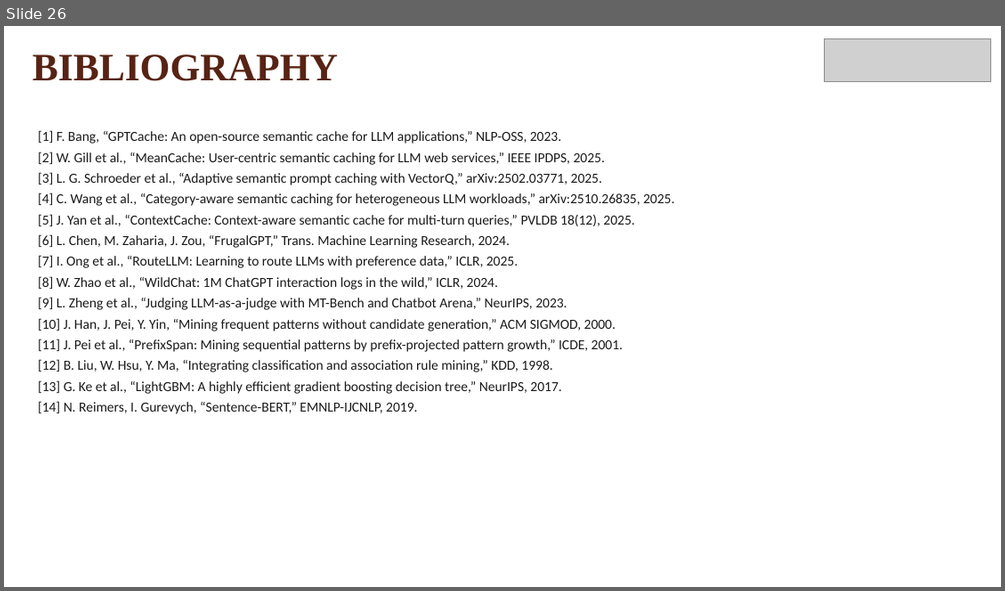
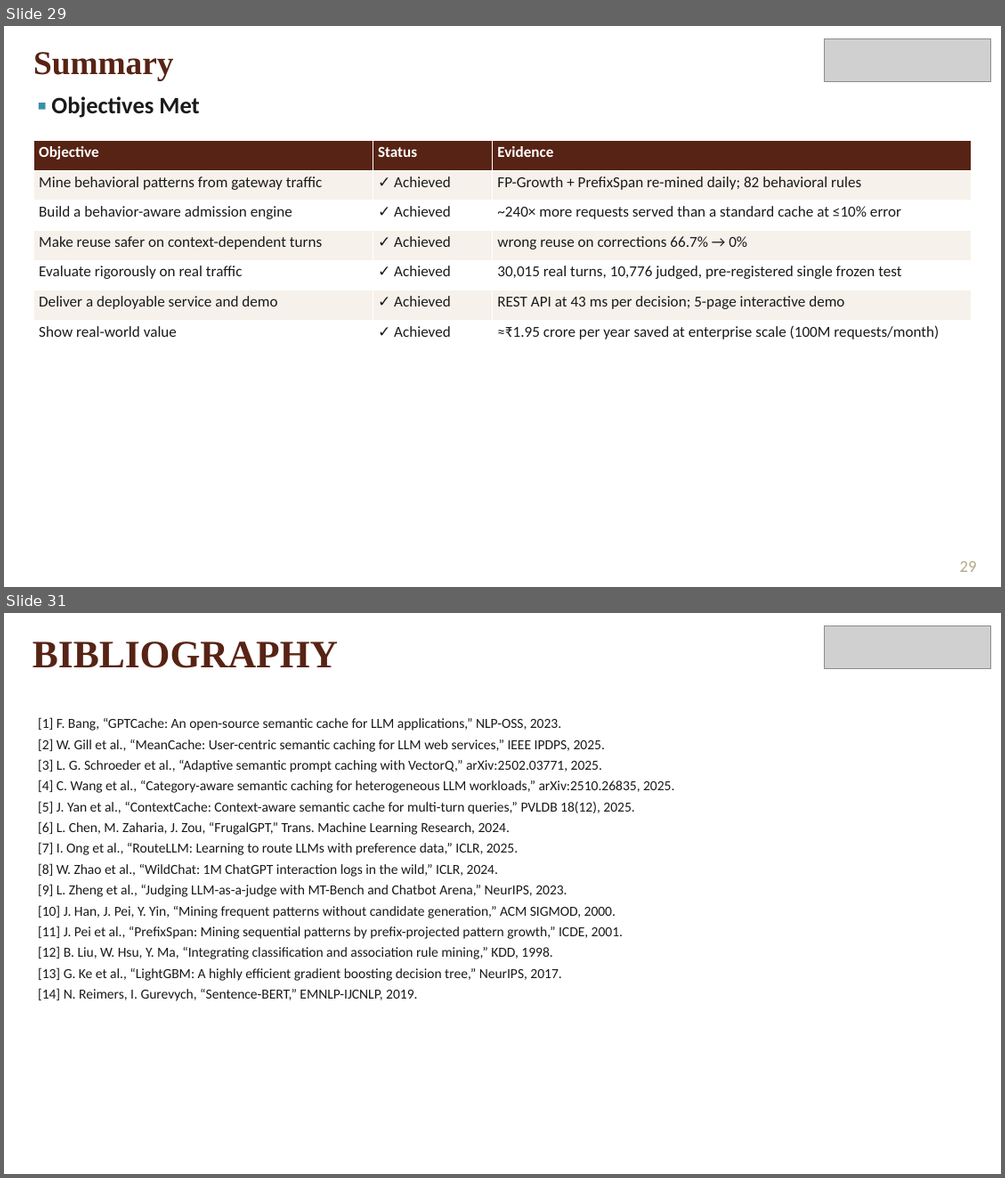
Before and after one commit to arnnnavvvvv/llm-cache-pattern-mining, a slide deck: report/Final_Review_Presentation.pptx. Shown one above the other, each under a label of ours: slide 26 before the commit, slides 29 and 31 after it; the slides between them are not shown. The pictures are 1005x591 and 1005x1178 pixels, drawn with LibreOffice and Linux fonts; fonts in the diff are those of the drawing; grey boxes stand for pictures; background and template pictures are left out. Boxes give left, top, right and bottom in pixels: in the first picture for what was removed or moved away, otherwise in the second. Text is boxed around its words. In the diff, an @@ line names an element or a change of style, - is before the commit and + after.

Commit message:
rubric-aligned final review: novelty, standards, applications, savings, objectives met

```diff
--- a/report/Final_Review_Presentation.pptx
+++ b/report/Final_Review_Presentation.pptx
@@ slide 29 added at <box>4,26,1001,587</box>, background #FFFFFF; not listed: 1 template element that a slide beside it also shows @@
@@ text added at <box>33,52,174,80</box>, 24 pt, text #572314, bold @@
+Summary
@@ picture added at <box>825,39,991,81</box> @@
@@ text added at <box>51,96,199,118</box>, 17 pt, text #1A1A1A, bold @@
+▪ Objectives Met
@@ table added at <box>34,141,971,350</box>, 7 rows, 3 columns @@
+Objective | Status | Evidence
+Mine behavioral patterns from gateway traffic | ✓ Achieved | FP-Growth + PrefixSpan re-mined daily; 82 behavioral rules
+Build a behavior-aware admission engine | ✓ Achieved | ~240× more requests served than a standard cache at ≤10% error
+Make reuse safer on context-dependent turns | ✓ Achieved | wrong reuse on corrections 66.7% → 0%
+Evaluate rigorously on real traffic | ✓ Achieved | 30,015 real turns, 10,776 judged, pre-registered single frozen test
+Deliver a deployable service and demo | ✓ Achieved | REST API at 43 ms per decision; 5-page interactive demo
+Show real-world value | ✓ Achieved | ≈₹1.95 crore per year saved at enterprise scale (100M requests/month)
@@ page number added at <box>960,561,977,572</box>, 12 pt, text #B5A989 @@
+29
@@ what was slide 26 is now slide 31 @@
```
Also in this commit, not shown: 2 slides changed, 4 other slides added, 6 other files.
